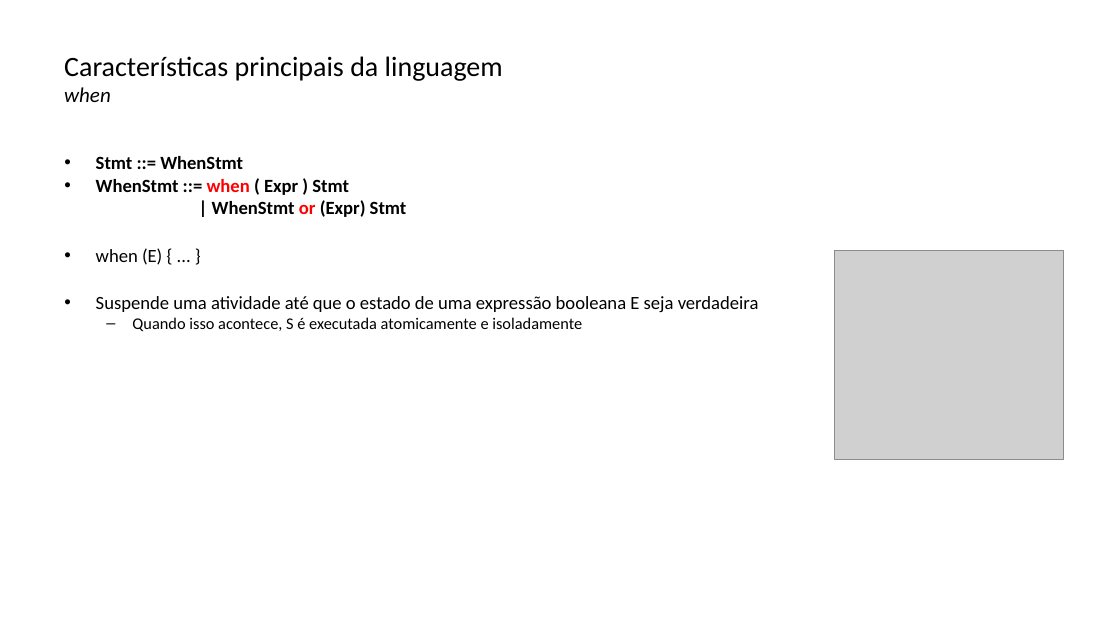
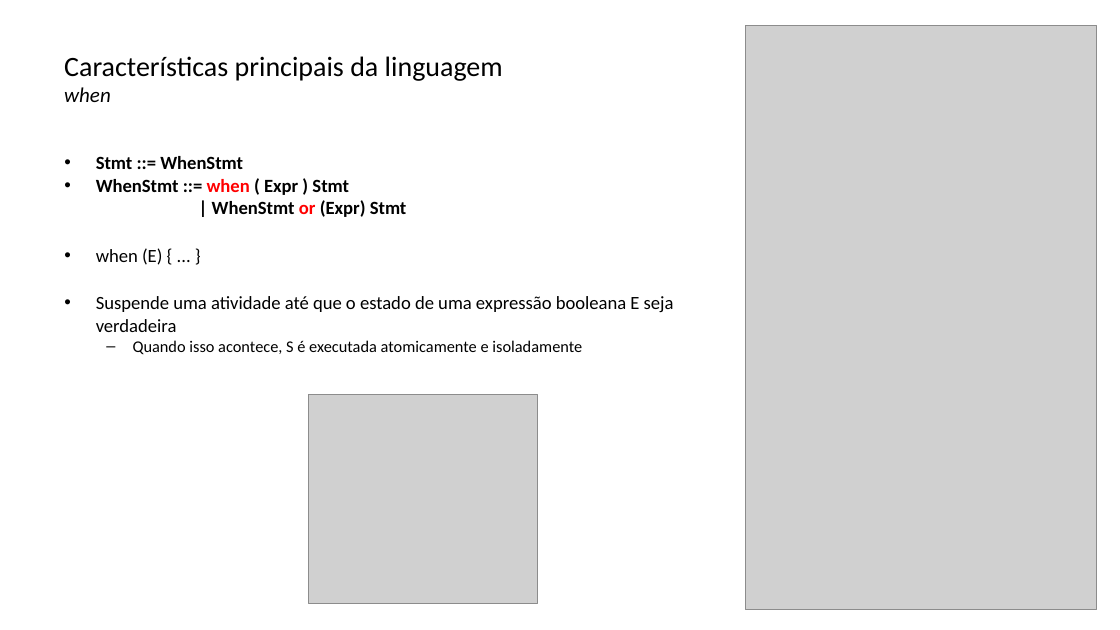
Before and after one commit to lquatrin/inf2591, a slide deck: slide 27 of x102.pptx. Drawn at 1120x630 pixels with LibreOffice and Linux fonts; fonts in the diff are those of the drawing; grey boxes stand for pictures. Boxes give left, top, right and bottom in pixels: in the first picture for what was removed or moved away, otherwise in the second. Text is boxed around its words. In the diff, an @@ line names an element or a change of style, - is before the commit and + after.

Commit message:
pequenas modificações

```diff
--- a/x102.pptx
+++ b/x102.pptx
@@ picture added at [745, 25, 1097, 610] @@
@@ text "Stmt ::= WhenStmt" rewrapped from [96, 156, 759, 332] to [96, 156, 674, 354] @@
@@ picture: place and size @@
-picture at [835, 250, 1065, 460]
+picture at [308, 394, 538, 603]
```
